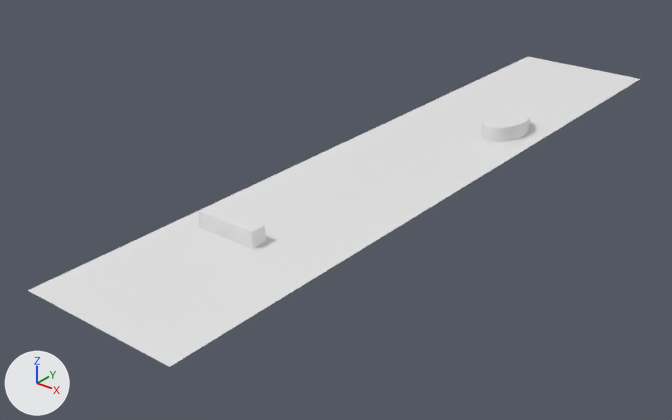
A saved change to the glTF model 3dRun2/stage/stage2.glb.
Before and after are seen from a 50 mm lens placed at (61.4, -91.8, 46.0), pointed at (-5.3, -8.4, -5.7). Lighting does not change. The marker at lower left points along +X, +Y and +Z. Where no turn or scale is listed for an object, it has been applied to the vertices.

The first picture shows 'ground', 'obstacle1', 'obstacle2'.
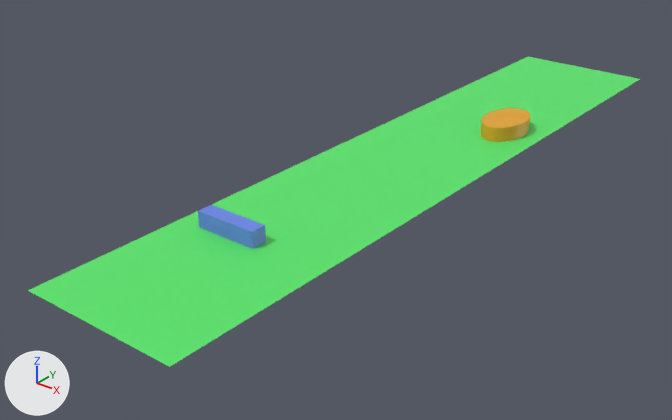
Changed parts and their boxes (x1, y1, x2, y2) in the pictures (672 x 420 px):
'ground', recoloured (white to green)
    both: (28, 57, 640, 367)
'obstacle1', recoloured (white to blue)
    both: (198, 205, 266, 249)
'obstacle2', recoloured (white to orange)
    both: (481, 108, 530, 142)

What the commit changed:
Material 'マテリアル.002' (mat_マテリアル_002) is new.
Its base color is (0.801, 0.383, 0.0203) (orange #e7a627).
Material 'マテリアル.001' (mat_マテリアル_001) is new.
Its base color is (0.144, 0.24, 0.801) (blue #6a86e7).
Material 'マテリアル' (mat_マテリアル) is new.
Its base color is (0.1, 0.8, 0.15) (green #59e76c).
me_平面 has 4 vertices, 2 faces and spans x -10.0..10.0, y -50.0..50.0, z 0.0.
me_平面 now uses material mat_マテリアル (green #59e76c).
me_立方体 has 8 vertices, 12 faces and spans x -4.0..4.0, y -1.0..1.0, z -1.0..1.0.
me_立方体 now uses material mat_マテリアル_001 (blue #6a86e7).
me_円柱 has 1000 vertices, 1996 faces and spans x -2.82..2.82, y -4.4..4.4, z -1.0..1.0.
me_円柱 now uses material mat_マテリアル_002 (orange #e7a627).
